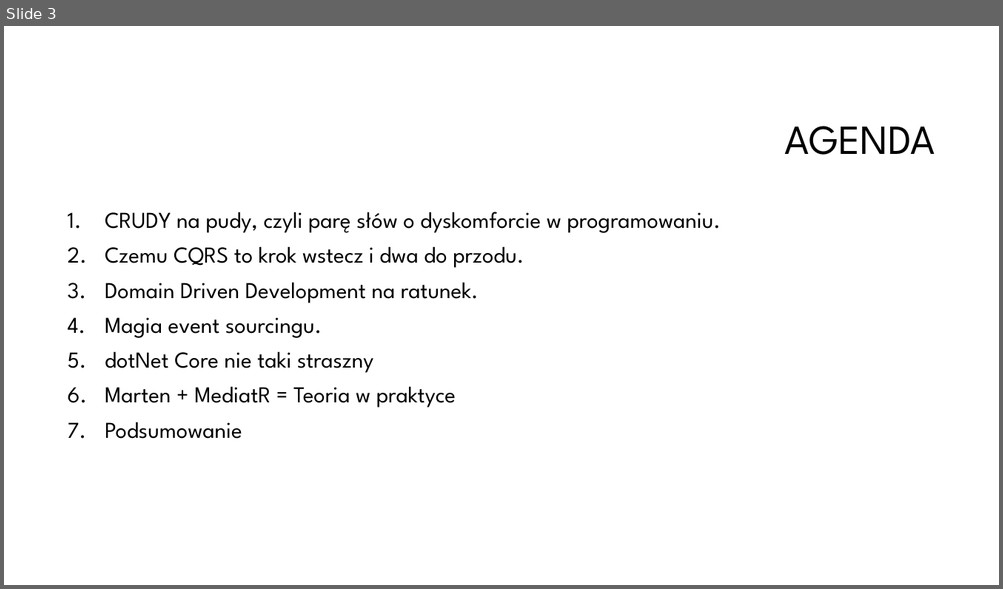
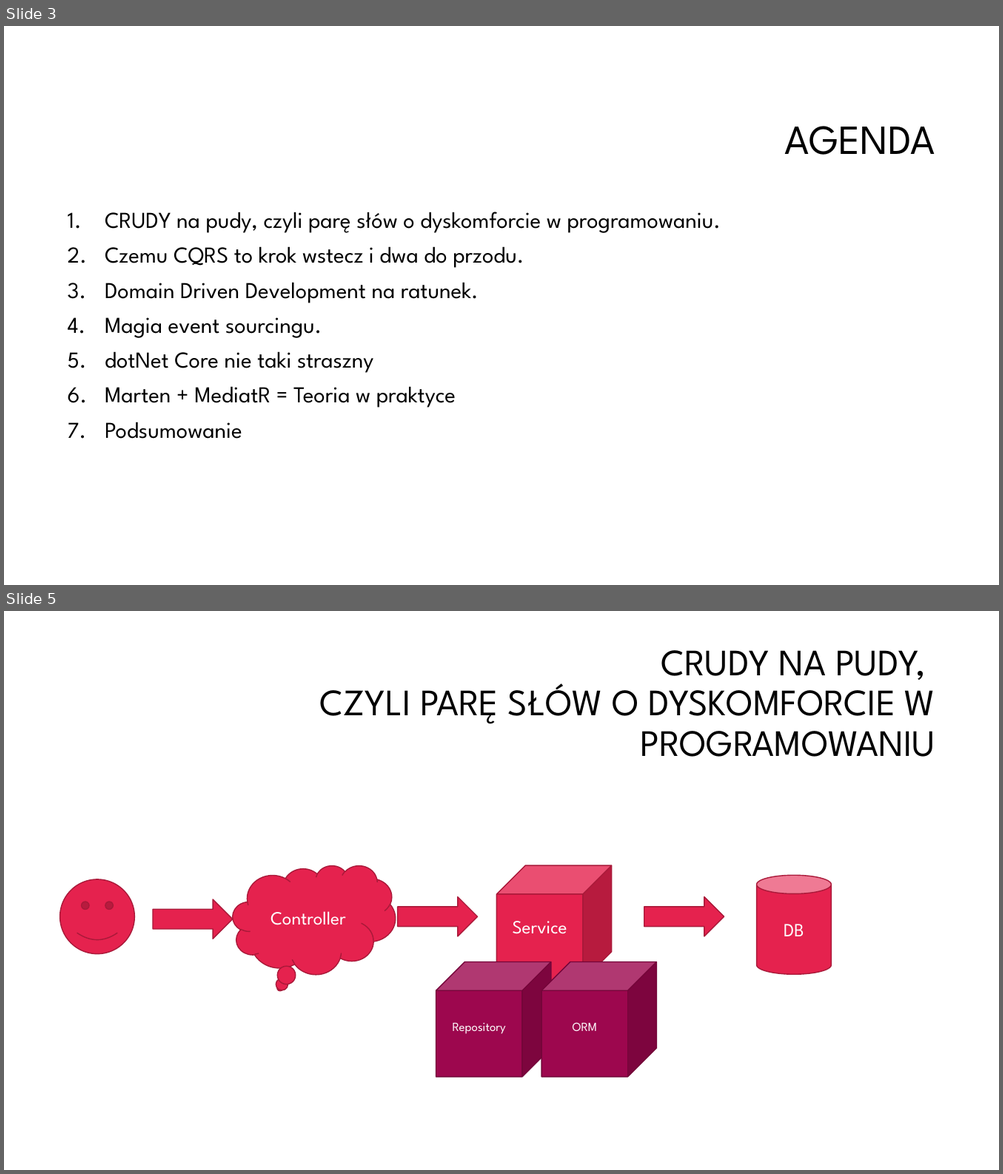
Before and after one commit to oskardudycz/EventSourcing.NetCore, a slide deck: Slides.pptx. Shown one above the other, each under a label of ours: slide 3 before the commit, slides 3 and 5 after it; the slides between them are not shown. The pictures are 1003x589 and 1003x1174 pixels, drawn with LibreOffice and Linux fonts; fonts in the diff are those of the drawing; background and template pictures are left out. Boxes give left, top, right and bottom in pixels: in the first picture for what was removed or moved away, otherwise in the second. Text is boxed around its words. In the diff, an @@ line names an element or a change of style, - is before the commit and + after.

```diff
--- a/Slides.pptx
+++ b/Slides.pptx
@@ slide 5 added at [4,611,999,1170], background #FFFFFF @@
@@ title added at [319,650,935,757], 36 pt, text #000000 @@
+CRUDY NA PUDY,
+CZYLI PARĘ SŁÓW O DYSKOMFORCIE W PROGRAMOWANIU
@@ thought cloud added at [233,866,395,974], fill #E5224E, outline #A9193A 1 pt, 18 pt, text #FFFFFF @@
+Controller
@@ cube added at [496,866,612,980], fill #E5224E, outline #A9193A 1 pt, 18 pt, text #FFFFFF @@
+Service
@@ cylinder added at [757,875,831,974], fill #E5224E, outline #A9193A 1 pt, 18 pt, text #FFFFFF @@
+DB
@@ smiley face added at [60,880,134,954], fill #E5224E, outline #A9193A 1 pt @@
@@ right arrow added at [397,897,477,937], fill #E5224E, outline #A9193A 1 pt @@
@@ right arrow added at [644,897,724,937], fill #E5224E, outline #A9193A 1 pt @@
@@ right arrow added at [153,900,233,940], fill #E5224E, outline #A9193A 1 pt @@
@@ cube added at [436,963,551,1077], fill #9D074E, outline #74053A 1 pt, 12 pt, text #FFFFFF @@
+Repository
@@ cube added at [541,963,656,1077], fill #9D074E, outline #74053A 1 pt, 12 pt, text #FFFFFF @@
+ORM
```
Also in this commit, not shown: 8 other slides added.
